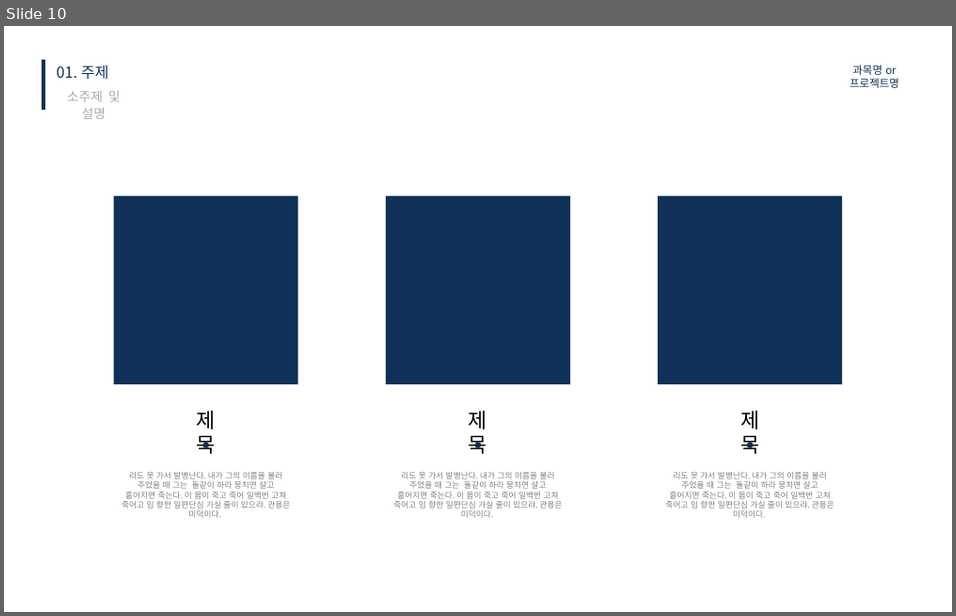
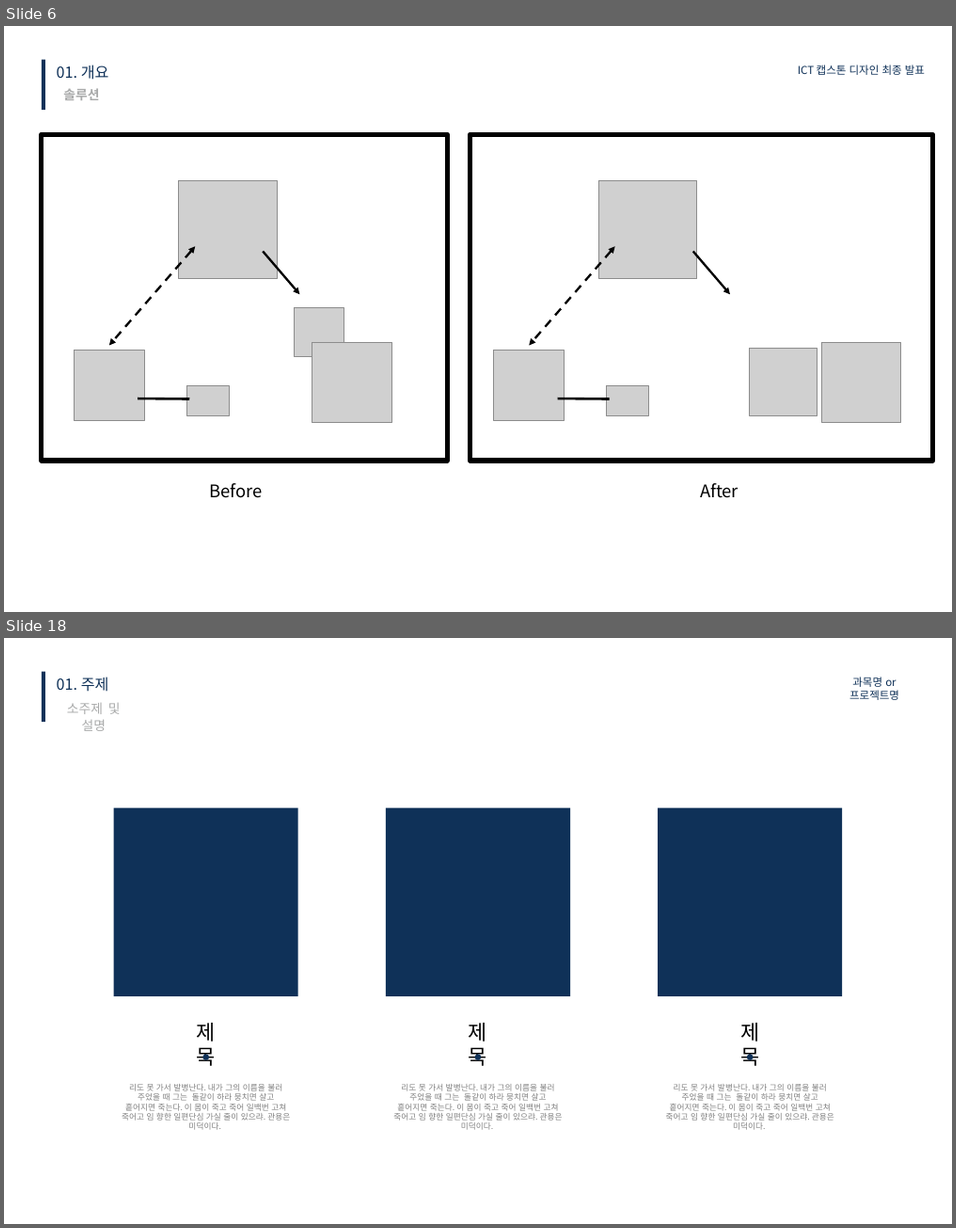
Before and after one commit to kimkyowon/Capstone_Design, a slide deck: 1.PrecisionLandingModule/1.ReasearchNote/FinalReport/캡스톤디자인 최종 발표 ICT융합학부 2018045323 김교원.pptx. Shown one above the other, each under a label of ours: slide 10 before the commit, slides 6 and 18 after it; the slides between them are not shown. The pictures are 956x616 and 956x1228 pixels, drawn with LibreOffice and Linux fonts; fonts in the diff are those of the drawing; grey boxes stand for pictures. Boxes give left, top, right and bottom in pixels: in the first picture for what was removed or moved away, otherwise in the second. Text is boxed around its words. In the diff, an @@ line names an element or a change of style, - is before the commit and + after.

```diff
--- a/1.PrecisionLandingModule/1.ReasearchNote/FinalReport/캡스톤디자인 최종 발표 ICT융합학부 2018045323 김교원.pptx
+++ b/1.PrecisionLandingModule/1.ReasearchNote/FinalReport/캡스톤디자인 최종 발표 ICT융합학부 2018045323 김교원.pptx
@@ slide 6 added at (x1=4, y1=26, x2=952, y2=612), background #FFFFFF @@
@@ rectangle added at (x1=42, y1=60, x2=45, y2=110), fill #0F3158 @@
@@ text added at (x1=57, y1=65, x2=109, y2=80), 14 pt, text #0F3158 @@
+01. 개요
@@ text added at (x1=797, y1=65, x2=924, y2=75), 10 pt, text #0F3158 @@
+ICT 캡스톤 디자인 최종 발표
@@ text added at (x1=63, y1=88, x2=99, y2=100), 12 pt, text #A9AAAA, bold @@
+솔루션
@@ rectangle added at (x1=42, y1=134, x2=448, y2=460), outline #000000 4.5 pt @@
@@ rectangle added at (x1=470, y1=134, x2=933, y2=460), outline #000000 4.5 pt @@
@@ picture added at (x1=179, y1=180, x2=278, y2=279) @@
@@ picture added at (x1=599, y1=180, x2=697, y2=279) @@
@@ double arrow added from (195, 246) to (109, 346), #000000 2 pt dashed @@
@@ arrow added from (263, 251) to (300, 294), #000000 2 pt @@
@@ double arrow added from (615, 246) to (529, 346), #000000 2 pt dashed @@
@@ arrow added from (693, 251) to (730, 294), #000000 2 pt @@
@@ picture added at (x1=294, y1=307, x2=343, y2=356) @@
@@ picture added at (x1=74, y1=349, x2=144, y2=419) @@
@@ picture added at (x1=312, y1=342, x2=392, y2=422) @@
@@ picture added at (x1=494, y1=349, x2=563, y2=419) @@
@@ picture added at (x1=748, y1=347, x2=816, y2=415) @@
@@ picture added at (x1=821, y1=342, x2=901, y2=422) @@
@@ picture added at (x1=186, y1=386, x2=229, y2=415) @@
@@ picture added at (x1=607, y1=386, x2=649, y2=415) @@
@@ line added from (137, 398) to (190, 398), #000000 2.25 pt @@
@@ line added from (558, 398) to (608, 398), #000000 2.25 pt @@
@@ text added at (x1=209, y1=483, x2=262, y2=498), 16 pt, text #000000 @@
+Before
@@ text added at (x1=700, y1=483, x2=738, y2=498), 16 pt, text #000000 @@
+After
@@ what was slide 10 is now slide 18 @@
```
Also in this commit, not shown: 2 slides changed, 11 other slides added, 5 slides removed, 3 other files.
